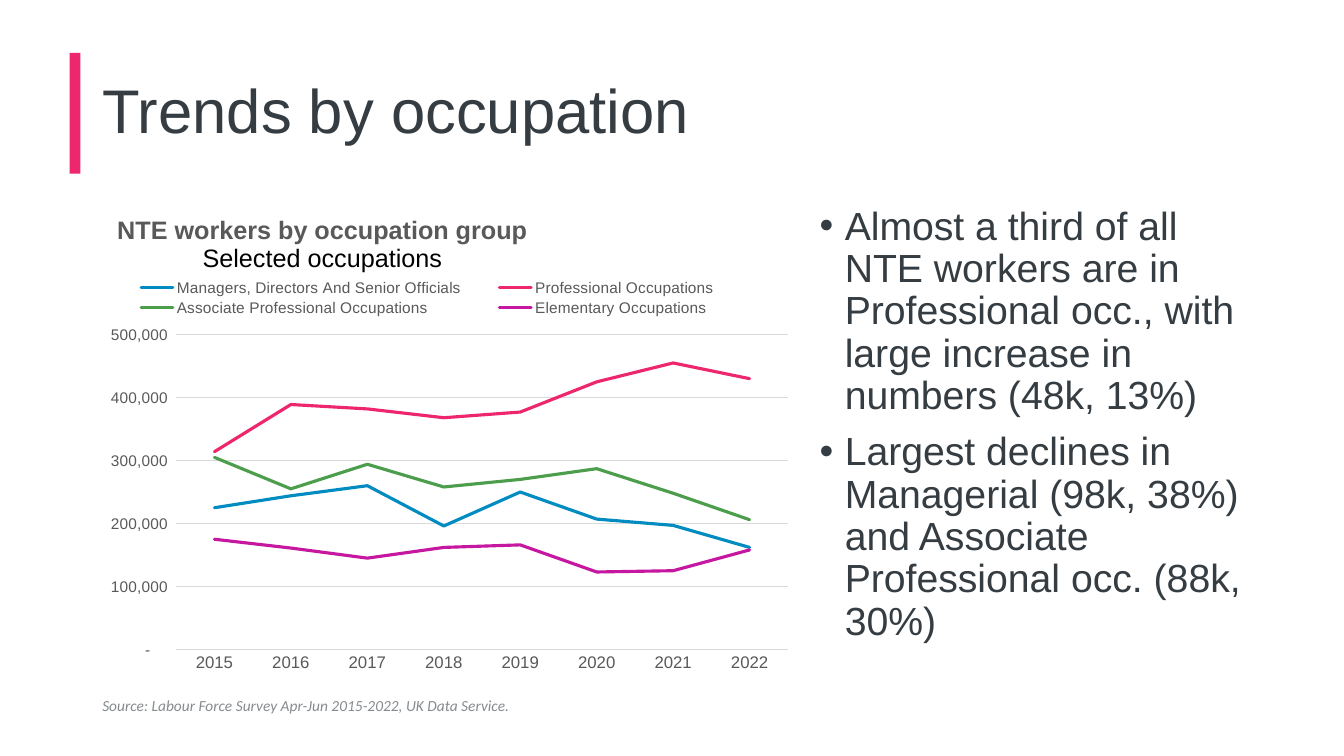
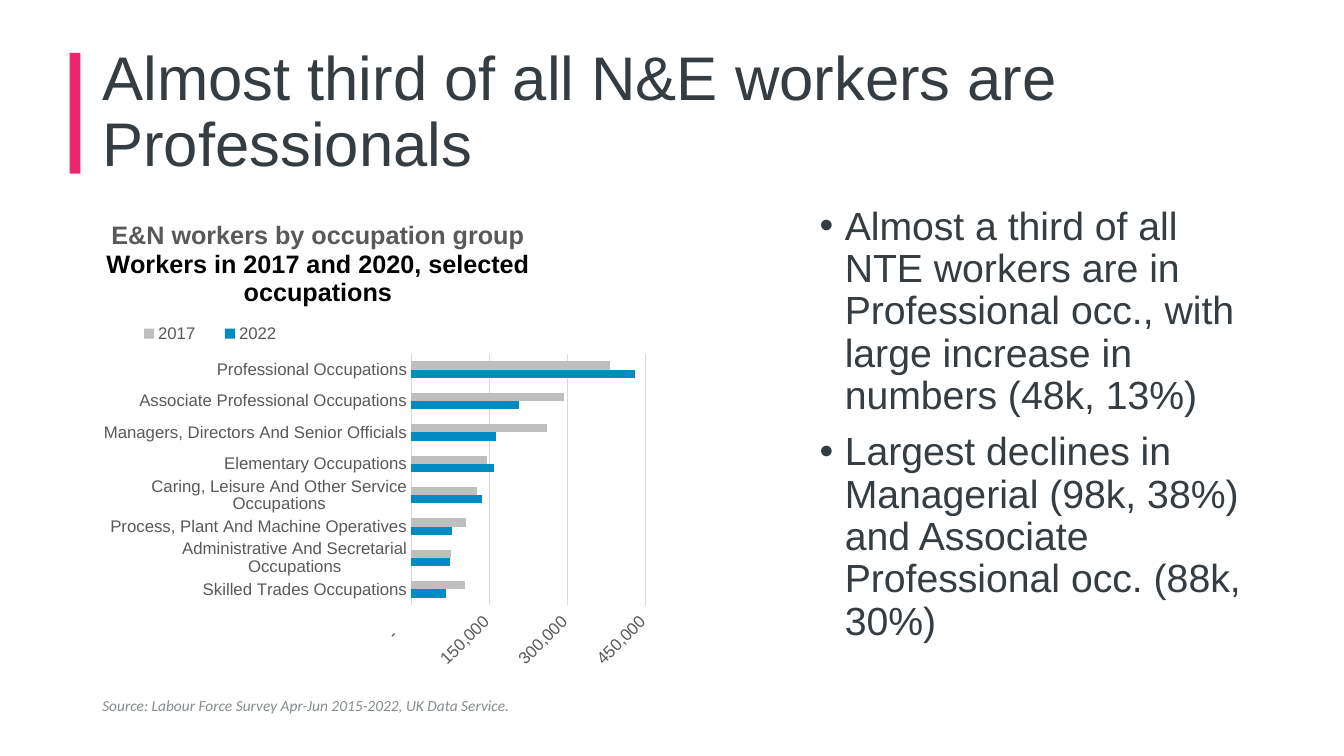
Before and after one commit to ammar-gla/NTE, a slide deck: slide 6 of Non-R/NTE Presentation, GLAE (DRAFT).pptx (slide 7 before the commit). Drawn at 1344x756 pixels with LibreOffice and Linux fonts; fonts in the diff are those of the drawing; background and template pictures are left out. Boxes give left, top, right and bottom in pixels: in the first picture for what was removed or moved away, otherwise in the second. Text is boxed around its words. In the diff, an @@ line names an element or a change of style, - is before the commit and + after.

Commit message:
add 2 digit occupation groups

```diff
--- a/Non-R/NTE Presentation, GLAE (DRAFT).pptx
+++ b/Non-R/NTE Presentation, GLAE (DRAFT).pptx
@@ title at <box>102,55,1057,167</box>: text changed @@
-Trends by occupation
+Almost third of all N&E workers are Professionals
@@ line chart at <box>93,202,664,682</box> @@
@@ line chart to bar chart @@
@@ title "NTE workers by occupation group Selected occupations " to "E&N workers by occupation group Workers in 2017 and 2020, selected occupations " @@
-categories: 2015, 2016, 2017, 2018, 2019, 2020, 2021, 2022
+categories: Skilled Trades Occupations, Administrative And Secretarial Occupations, Process, Plant And Machine Operatives, Caring, Leisure And Other Service Occupations, Elementary Occupations, Managers, Directors And Senior Officials, Associate Professional Occupations, Professional Occupations
-Managers, Directors And Senior Officials: 220000, 240000, 260000, 200000, 250000, 210000, 200000, 160000
+2022: 70000, 70000, 80000, 140000, 160000, 160000, 210000, 430000
-Professional Occupations: 310000, 390000, 380000, 370000, 380000, 420000, 460000, 430000
+2017: 100000, 80000, 110000, 130000, 140000, 260000, 290000, 380000
@@ colour of 2017 #EE266D to #BFBFBF @@
-Associate Professional Occupations: 300000, 260000, 290000, 260000, 270000, 290000, 250000, 210000
-Elementary Occupations: 180000, 160000, 140000, 160000, 170000, 120000, 120000, 160000
@@ legend changed @@
@@ value axis changed @@
@@ bar spacing changed @@
@@ background changed @@
@@ bar chart: place and size @@
-bar chart at <box>93,202,803,682</box>
+bar chart at <box>93,202,664,682</box>
```
Also in this commit, not shown: 4 other slides changed, 2 slides removed, 3 other files.
